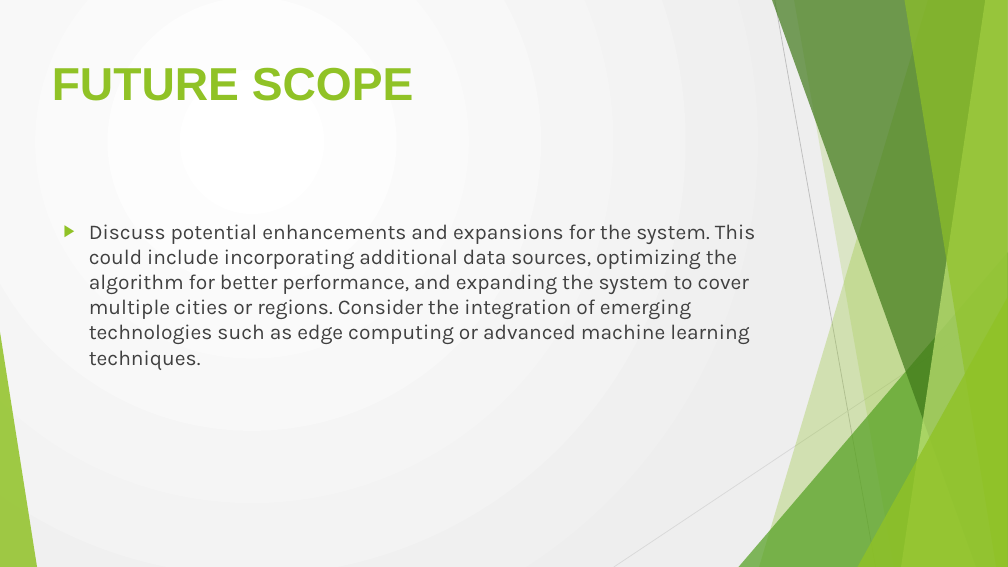
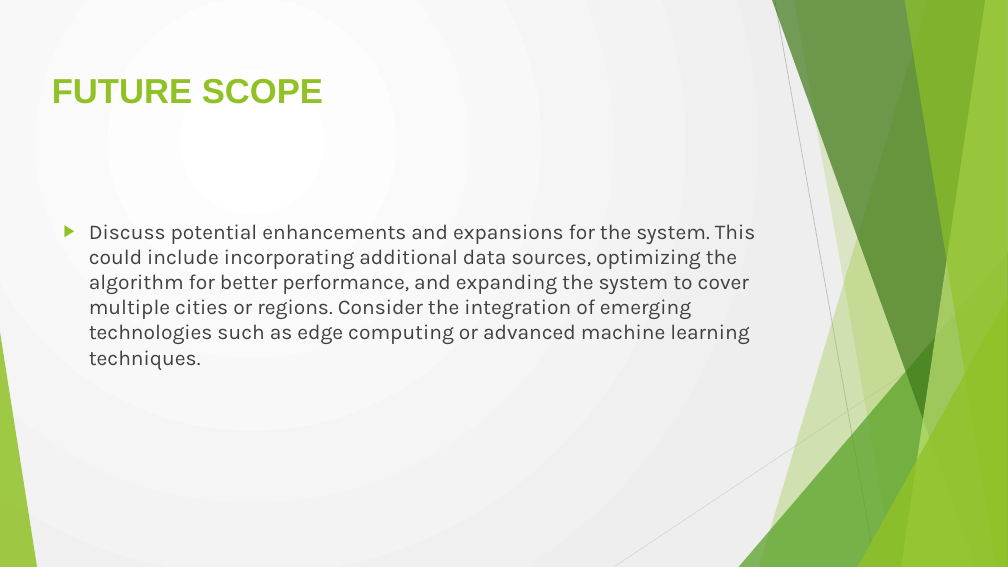
Before and after one commit to Dheena006/Naan-mudhalavan-2, a slide deck: slide 9 of Project.pptx. Drawn at 1008x567 pixels with LibreOffice and Linux fonts; fonts in the diff are those of the drawing; background and template pictures are left out. Boxes give left, top, right and bottom in pixels: in the first picture for what was removed or moved away, otherwise in the second. Text is boxed around its words. In the diff, an @@ line names an element or a change of style, - is before the commit and + after.

```diff
--- a/Project.pptx
+++ b/Project.pptx
@@ text "FUTURE SCOPE" at (52, 79, 323, 104): size 44 to 33 pt; line spacing 1 to 0.8 @@
```
Also in this commit, not shown: 2 other slides changed, 5 other files.
